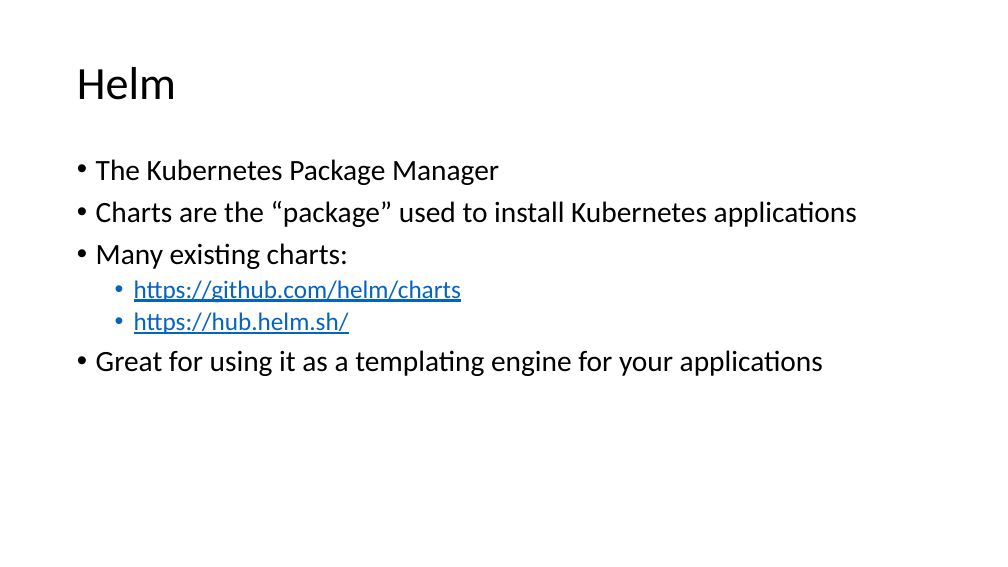
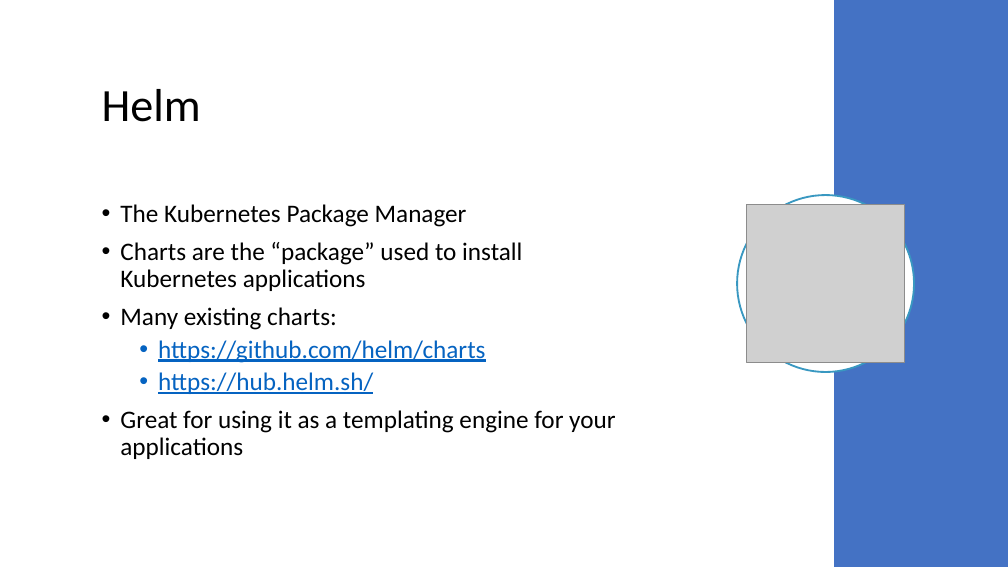
Before and after one commit to JasonHaley/GettingStartedWithAKS, a slide deck: slide 29 of presentations/Getting Started with AKS.pptx. Drawn at 1008x567 pixels with LibreOffice and Linux fonts; fonts in the diff are those of the drawing; grey boxes stand for pictures. Boxes give left, top, right and bottom in pixels: in the first picture for what was removed or moved away, otherwise in the second. Text is boxed around its words. In the diff, an @@ line names an element or a change of style, - is before the commit and + after.

```diff
--- a/presentations/Getting Started with AKS.pptx
+++ b/presentations/Getting Started with AKS.pptx
@@ rectangle added at <box>834,0,1008,567</box>, fill #4472C4 @@
@@ title "Helm": place and size @@
-title "Helm" at <box>77,67,176,100</box>
+title "Helm" at <box>102,89,201,122</box>
@@ text "The Kubernetes Package Manager": place and size @@
-text "The Kubernetes Package Manager" at <box>96,159,857,376</box>
+text "The Kubernetes Package Manager" at <box>120,204,615,459</box>
@@ text "The Kubernetes Package Manager" at <box>120,204,615,459</box>: vertical alignment top to middle @@
@@ text at <box>120,204,615,459</box>: size 28 to 24 pt in "The Kubernetes Package Manager", "Charts are the “package” used to install ...", "Many existing charts:", "Great for using it as a templating ..." @@
@@ ellipse added at <box>737,195,914,372</box>, fill #FFFFFF, outline #3998C1 1.75 pt @@
@@ picture added at <box>747,205,905,363</box> @@
```
Also in this commit, not shown: 41 other slides changed.
